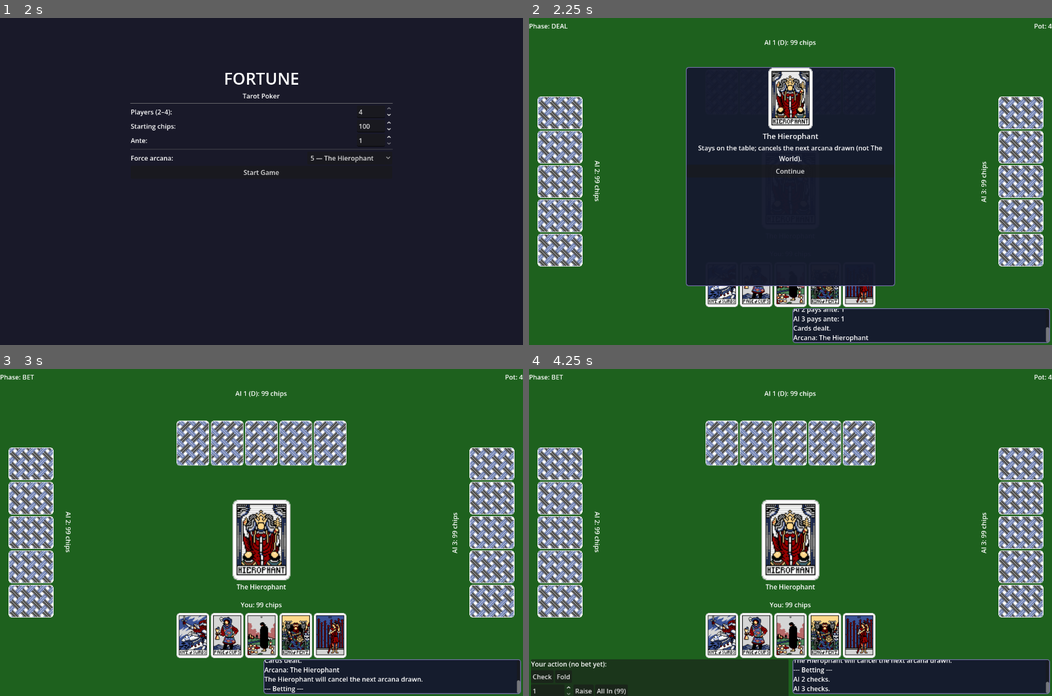
Above: before the commit, frames 1-4 (two rows, left to right).
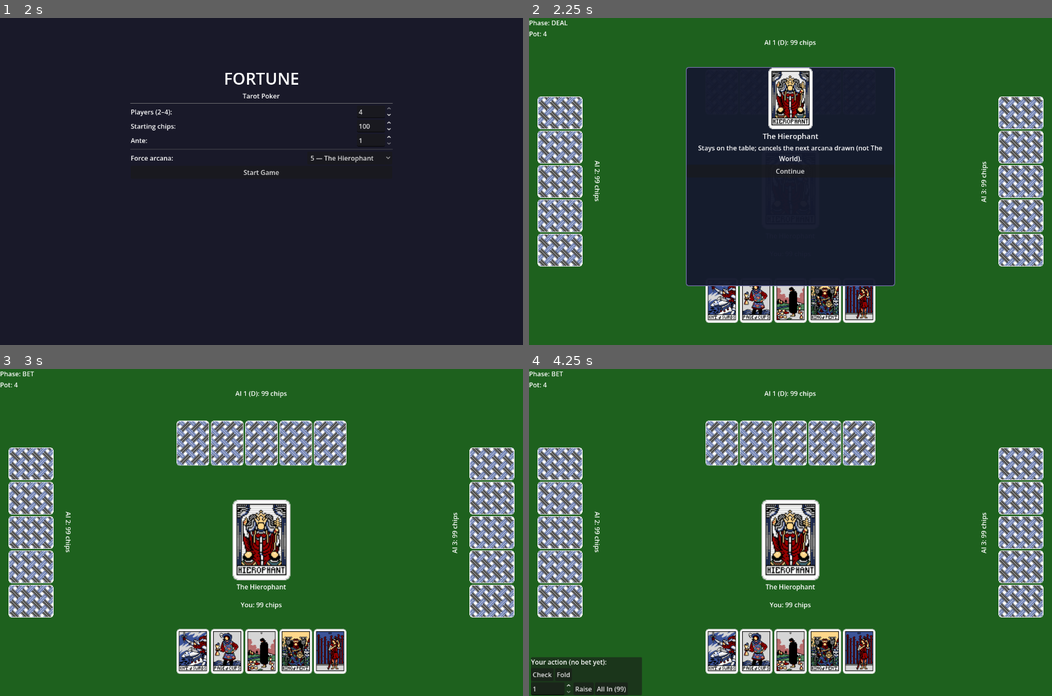
Above: after the commit, the same moments.

Repository: zenOfBass/Fortune
Game: Godot game, scene res://scenes/main_menu.tscn
Same seed, same stepped clock (60 frames per second), same inputs: the game is played once before the commit and once after it.
Inputs (mouse positions are in pixels of both pictures, inside the frame that each line leads up to):
- Up to frame 1 (2 s): click "Random (normal)" at 0.5 s; click "Random (normal)" at 1.25 s
- Up to frame 2 (2.25 s): click "Start Game" at 2 s
- Up to frame 3 (3 s): click "Continue" at 2.75 s
- Up to frame 4 (4.25 s): tap Enter at 3.5 s; move the mouse to (722, 444) at 3.52 s; click (722, 444) at 3.67 s

Frame 1 is identical in both runs. In frame 2, 7.6% of the frame differs, in the area x 0-100%, y 0-100%; in frame 3, 9.7%; in frame 4, 13%.

Commit message:
Refactor layout for GameLog, BetPanel, and DrawPanel; adjust anchors and offsets for improved alignment and visibility based on player count.

Diff:
--- a/scenes/game_table.tscn
+++ b/scenes/game_table.tscn
@@ -34,9 +34,9 @@
 anchor_right = 1.0
 anchor_bottom = 1.0
 
-[node name="TopBar" type="HBoxContainer" parent="."]
-anchor_right = 1.0
-offset_bottom = 40.0
+[node name="TopBar" type="VBoxContainer" parent="."]
+anchor_right = 0.22
+offset_bottom = 50.0
 
 [node name="PhaseLabel" type="Label" parent="TopBar"]
 text = "Phase: ANTE"
@@ -54,6 +54,20 @@
 horizontal_alignment = 1
 visible = false
 
+[node name="GameLog" type="PanelContainer" parent="."]
+anchor_left = 0.78
+anchor_right = 1.0
+anchor_top = 0.0
+anchor_bottom = 1.0
+offset_left = 5.0
+offset_right = -5.0
+offset_top = 5.0
+offset_bottom = -5.0
+theme_override_styles/panel = SubResource("StyleBoxFlat_panels")
+
+[node name="LogLabel" type="RichTextLabel" parent="GameLog"]
+scroll_active = true
+
 [node name="AIContainer" type="Control" parent="."]
 anchor_right = 1.0
 anchor_bottom = 1.0
@@ -88,53 +102,40 @@
 size_flags_horizontal = 3
 size_flags_vertical = 3
 
-[node name="GameLog" type="PanelContainer" parent="."]
-anchor_left = 0.5
-anchor_right = 1.0
+[node name="PlayerArea" type="VBoxContainer" parent="."]
+anchor_left = 0.22
+anchor_right = 0.78
+anchor_top = 1.0
+anchor_bottom = 1.0
+offset_top = -235.0
+offset_bottom = -10.0
+
+[node name="ChipsLabel" type="Label" parent="PlayerArea"]
+text = "You"
+horizontal_alignment = 1
+size_flags_horizontal = 3
+
+[node name="HandDisplay" parent="PlayerArea" instance=ExtResource("2_hd")]
+size_flags_horizontal = 3
+size_flags_vertical = 3
+
+[node name="BetPanel" parent="." instance=ExtResource("3_bp")]
+anchor_right = 0.22
 anchor_top = 1.0
 anchor_bottom = 1.0
 offset_left = 5.0
 offset_right = -5.0
-offset_top = -90.0
+offset_top = -95.0
 offset_bottom = -5.0
-theme_override_styles/panel = SubResource("StyleBoxFlat_panels")
-
-[node name="LogLabel" type="RichTextLabel" parent="GameLog"]
-scroll_active = true
-
-[node name="PlayerArea" type="VBoxContainer" parent="."]
-anchor_left = 0.15
-anchor_right = 0.85
-anchor_top = 1.0
-anchor_bottom = 1.0
-offset_top = -235.0
-offset_bottom = -92.0
-
-[node name="ChipsLabel" type="Label" parent="PlayerArea"]
-text = "You"
-horizontal_alignment = 1
-size_flags_horizontal = 3
-
-[node name="HandDisplay" parent="PlayerArea" instance=ExtResource("2_hd")]
-size_flags_horizontal = 3
-size_flags_vertical = 3
-
-[node name="BetPanel" parent="." instance=ExtResource("3_bp")]
-anchor_right = 0.5
+
+
+[node name="DrawPanel" type="PanelContainer" parent="."]
+anchor_right = 0.22
 anchor_top = 1.0
 anchor_bottom = 1.0
 offset_left = 5.0
 offset_right = -5.0
-offset_top = -90.0
-offset_bottom = -5.0
-
-[node name="DrawPanel" type="PanelContainer" parent="."]
-anchor_right = 0.5
-anchor_top = 1.0
-anchor_bottom = 1.0
-offset_left = 5.0
-offset_right = -5.0
-offset_top = -90.0
+offset_top = -95.0
 offset_bottom = -5.0
 theme_override_styles/panel = SubResource("StyleBoxFlat_panels")
 visible = false
--- a/scenes/table.gd
+++ b/scenes/table.gd
@@ -119,21 +119,38 @@
 	GameManager.game_ended.connect(_on_game_ended)
 	GameManager.game_log.connect(_on_game_log)
 
+	bet_panel.anchor_top = 1.0
+	bet_panel.anchor_bottom = 1.0
+	bet_panel.offset_top = -95.0
+	bet_panel.offset_bottom = -5.0
+	draw_panel.anchor_top = 1.0
+	draw_panel.anchor_bottom = 1.0
+	draw_panel.offset_top = -95.0
+	draw_panel.offset_bottom = -5.0
 	GameManager.start_game()
 
 # ---- Layout ------------------------------------------------------------------
 
 func _layout_ai_areas(num_players: int) -> void:
 	var vp := get_viewport_rect().size
+	var gl: PanelContainer = $GameLog
+	if num_players == 4:
+		gl.visible = false
+	else:
+		gl.visible = true
+		gl.anchor_top = 0.0
+		gl.anchor_bottom = 0.5
+		gl.offset_top = 5.0
+		gl.offset_bottom = -5.0
 	match num_players:
 		2:
 			ai1_area.visible = true
-			_anchor_area(ai1_area, 0.2, 0.06, 0.8, 0.36)
+			_anchor_area(ai1_area, 0.22, 0.06, 0.78, 0.36)
 		3:
 			ai1_area.visible = true
 			ai2_area.visible = true
-			_anchor_area(ai1_area, 0.02, 0.06, 0.5, 0.36)
-			_anchor_area(ai2_area, 0.5, 0.06, 0.98, 0.36)
+			_anchor_area(ai1_area, 0.22, 0.06, 0.5, 0.36)
+			_anchor_area(ai2_area, 0.5, 0.06, 0.78, 0.36)
 		4:
 			ai1_area.visible = true
 			ai2_area.visible = true
